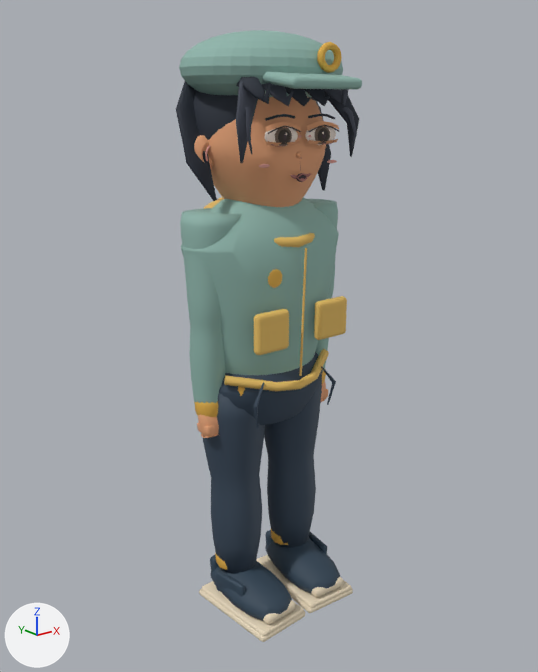
The glTF model models/atrium/residents/he-master.glb, before and after one commit.
Camera for both pictures: a 50 mm camera at (-1.392, -1.768, 1.614) aimed at (-0.004, -0.033, 0.919). The axes (+X, +Y, +Z) are drawn at lower left. The lights are the same throughout. The first picture is the older version. Where no turn or scale is listed for an object, it has been applied to the vertices. Vertices at exactly the same position are counted once.

In view in the first picture: 'EyePivot_-1_Surface', 'EyePivot_1_Surface', 'HeadPivot_Surface', 'SkinnedArticulationCore', 'VisualRoot_Surface' and 1 more.
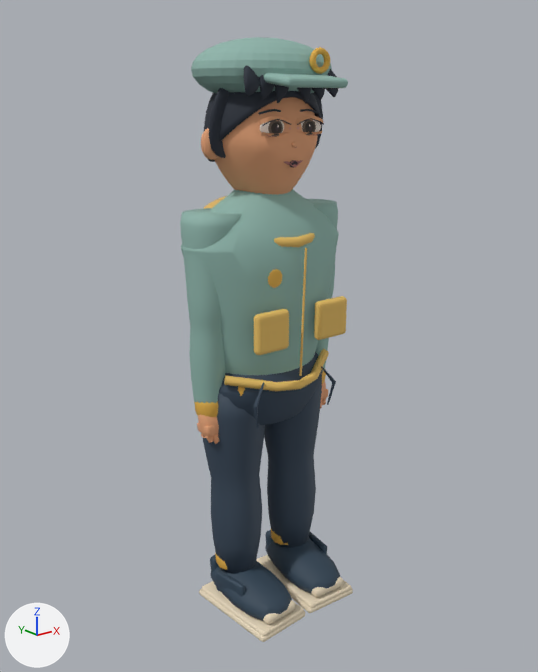
ob_headpivot is not drawn itself; it is the parent of ob_browpivot__1, ob_browpivot_1, ob_eyepivot__1, ob_eyepivot_1, ob_headpivot_surface, ob_mouthpivot.

Where the newer file only moved an object's origin or applied its transform, the numbers keep the older frame.

The change, as a diff of the scene's bpy script:
```diff
--- a/models/atrium/residents/he-master.glb.py
+++ b/models/atrium/residents/he-master.glb.py
@@ me_sphere_001 @@
-me_sphere_001.from_pydata(...)  # 1426 vertices, 2764 faces; spans x -0.0593..0.0594, y -0.0167..0.0077, z -0.0271..0.0359
+me_sphere_001.from_pydata(...)  # 1426 vertices, 2764 faces; spans x -0.0414..0.0611, y 0.0291..0.0503, z -0.0034..0.051
+# me_sphere_001 part 1: the whole mesh is scaled about its middle by 0.864, then moved by (0.0098, 0.0442, 0.0194)
 me_sphere_001.materials.append(mat_resident_unified_surface)
@@ me_sphere_008 @@
-me_sphere_008.from_pydata(...)  # 1426 vertices, 2764 faces; spans x -0.0594..0.0593, y -0.0167..0.0077, z -0.0271..0.0359
+me_sphere_008.from_pydata(...)  # 1426 vertices, 2764 faces; spans x -0.0611..0.0414, y 0.03..0.0511, z -0.0034..0.051
+# me_sphere_008 part 2: the whole mesh is scaled about its middle by 0.864, then moved by (-0.0098, 0.045, 0.0194)
 me_sphere_008.materials.append(mat_resident_unified_surface)
@@ me_sphere @@
 # used by ob_headpivot_surface; parent = ob_headpivot; location = (0.0, 0.0, 0.0)
-me_sphere.from_pydata(...)  # 6054 vertices, 11960 faces; spans x -0.303..0.303, y -0.334..0.215, z -0.27..0.375
+me_sphere.from_pydata(...)  # 5992 vertices, 11900 faces; spans x -0.29..0.29, y -0.334..0.215, z -0.27..0.375
+# me_sphere part 3: the loose piece of 70 vertices spanning x -0.14..-0.028, y -0.215..-0.197, z 0.092..0.112 is moved by (0.0, 0.04, 0.0)
+# me_sphere part 4: the loose piece of 70 vertices spanning x 0.028..0.14, y -0.215..-0.197, z 0.092..0.112 is moved by (0.0, 0.039, 0.0)
+# me_sphere part 5: the loose piece of 1552 vertices spanning x -0.241..0.25, y -0.147..0.212, z -0.143..0.311 is rebuilt with 1346 vertices and now spans x -0.245..0.237, y -0.18..0.206, z -0.099..0.298
+# me_sphere part 6: the loose piece of 52 vertices spanning x -0.144..-0.055, y -0.23..-0.127, z 0.134..0.243 is rebuilt with 182 vertices and now spans x -0.153..-0.065, y -0.2..-0.098, z 0.144..0.282
+# me_sphere part 7: the loose piece of 52 vertices spanning x -0.072..0.014, y -0.23..-0.126, z 0.134..0.246 is rebuilt with 182 vertices and now spans x -0.086..-0.009, y -0.2..-0.096, z 0.132..0.282
+# me_sphere part 8: the loose piece of 52 vertices spanning x 0.009..0.095, y -0.23..-0.126, z 0.133..0.246 is rebuilt with 182 vertices and now spans x 0.0..0.079, y -0.2..-0.096, z 0.13..0.284
+# me_sphere part 9: a new loose piece of 182 vertices spanning x -0.219..-0.121, y -0.2..-0.098, z 0.156..0.284, in mat_resident_unified_surface
+# me_sphere part 10: a new loose piece of 182 vertices spanning x 0.058..0.149, y -0.2..-0.099, z 0.143..0.281, in mat_resident_unified_surface
+# me_sphere part 11: a new loose piece of 182 vertices spanning x 0.117..0.218, y -0.2..-0.098, z 0.155..0.284, in mat_resident_unified_surface
+# me_sphere part 12: a new loose piece of 182 vertices spanning x -0.27..-0.177, y -0.061..-0.017, z -0.069..0.194, in mat_resident_unified_surface
+# me_sphere part 13: a new loose piece of 182 vertices spanning x 0.177..0.27, y -0.061..-0.017, z -0.069..0.194, in mat_resident_unified_surface
+# me_sphere part 14: 844 vertices removed from x -0.303..0.303, y -0.23..0.152, z -0.165..0.3
+# other edits to the shape of me_sphere do not show in these pictures
 me_sphere.materials.append(mat_resident_unified_surface)
@@ ob_headpivot @@
 ob_headpivot.parent = ob_visualroot
-ob_headpivot.location = (0.0, 0.0, 1.491)
-ob_headpivot.scale = (0.884, 0.84, 0.836)
+ob_headpivot.location = (0.0, 0.0, 1.516)
+ob_headpivot.scale = (0.764, 0.726, 0.722)
```

Boxes [x1, y1, x2, y2] around the edits, measured in the pictures (538 x 672 px; the box of a moved part takes in the faces that stretch with it):
'HeadPivot_Surface', reshaped, moved, rescaled (16% narrower, 11% shorter): before [176, 30, 362, 207]; after [191, 37, 348, 195]
'EyePivot_-1_Surface', moved, rescaled (18% narrower, 15% shorter): before [264, 122, 302, 147]; after [260, 116, 291, 137]
'EyePivot_1_Surface', moved, rescaled (17% narrower, 20% shorter): before [305, 121, 339, 145]; after [296, 116, 324, 135]
'MouthClosedPivot_Surface', moved, rescaled (14% narrower, 14% shorter): before [290, 173, 311, 179]; after [284, 160, 302, 165]
part 3 of me_sphere, moved or reshaped: before [265, 114, 295, 121]; after [258, 109, 281, 115]
part 4 of me_sphere, moved or reshaped: before [308, 114, 335, 119]; after [300, 109, 318, 114]
part 5 of me_sphere, rebuilt: before [194, 90, 319, 140]; after [204, 91, 322, 162]
part 6 of me_sphere, rebuilt: before [262, 83, 293, 107]; after [259, 75, 275, 100]
part 7 of me_sphere, rebuilt: before [285, 87, 311, 106]; after [275, 85, 289, 103]
part 8 of me_sphere, rebuilt: before [304, 89, 330, 106]; after [297, 87, 311, 104]
part 9 of me_sphere, added: after [244, 65, 260, 97]
part 10 of me_sphere, added: after [311, 88, 325, 100]
part 11 of me_sphere, added: after [325, 69, 338, 97]
part 12 of me_sphere, added: after [209, 88, 230, 158]
part 13 of me_sphere, added (mostly hidden): after [313, 93, 323, 149]
part 14 of me_sphere, deleted: before [176, 77, 359, 201]
